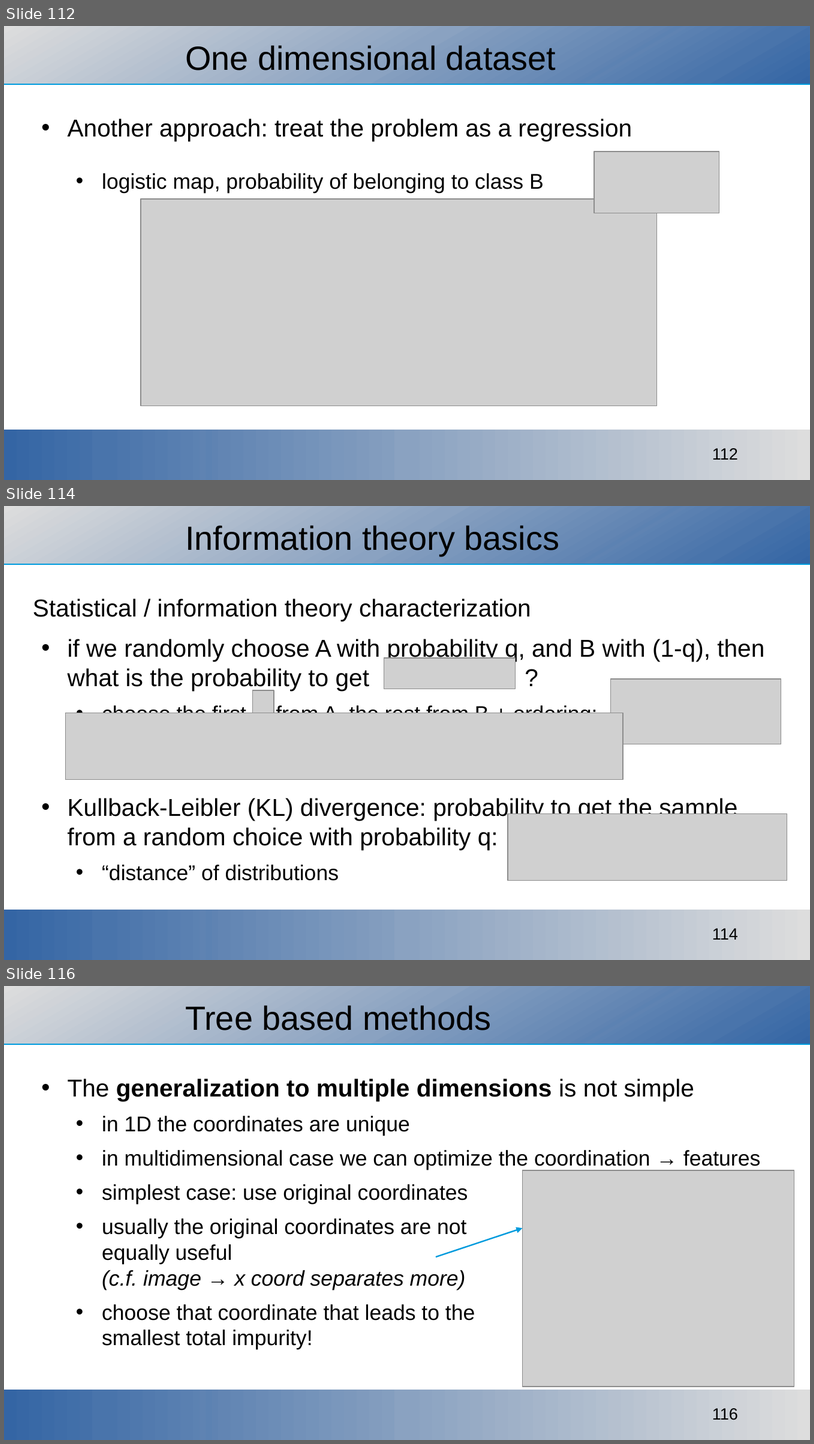
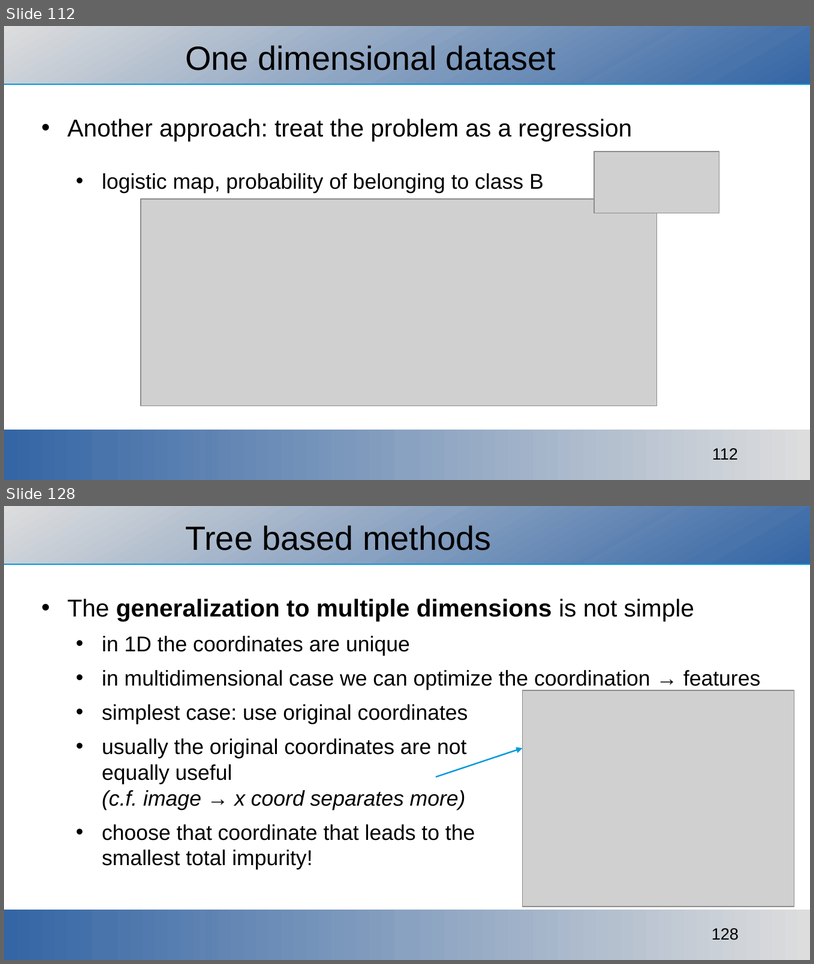
Before and after one commit to ajakovac/ML-in-Practice-I, a slide deck: ML in practice.odp. Shown one above the other, each under a label of ours: slides 112, 114 and 116 before the commit, slides 112 and 128 after it; the slides between them are not shown. The pictures are 814x1444 and 814x964 pixels, drawn with LibreOffice and Linux fonts; fonts in the diff are those of the drawing; grey boxes stand for pictures; background and template pictures are left out. Boxes give left, top, right and bottom in pixels: in the first picture for what was removed or moved away, otherwise in the second. Text is boxed around its words. In the diff, an @@ line names an element or a change of style, - is before the commit and + after.

Commit message:
information theory added

```diff
--- a/ML in practice.odp
+++ b/ML in practice.odp
@@ slide 114 removed at [4, 506, 810, 960], background #FFFFFF; not listed: 3 template elements that a slide beside it also shows @@
@@ title removed at [185, 525, 560, 556] @@
-Information theory basics
@@ text removed at [33, 598, 765, 880] @@
-Statistical / information theory characterization
-• if we randomly choose A with probability q, and B with (1-q), then what is the probability to get ?
-  • choose the first from A, the rest from B + ordering:
-• Kullback-Leibler (KL) divergence: probability to get the sample from a random choice with probability q:
-  • “distance” of distributions
@@ picture removed at [384, 658, 516, 689] @@
@@ picture removed at [611, 679, 782, 744] @@
@@ picture removed at [253, 690, 274, 721] @@
@@ picture removed at [65, 712, 623, 780] @@
@@ picture removed at [508, 813, 788, 880] @@
@@ what was slide 116 is now slide 128 @@
@@ page number at [712, 928, 739, 940]: text changed @@
-116
+128
```
Also in this commit, not shown: 4 slides changed, 15 slides added, 2 other slides removed, 3 other files.
